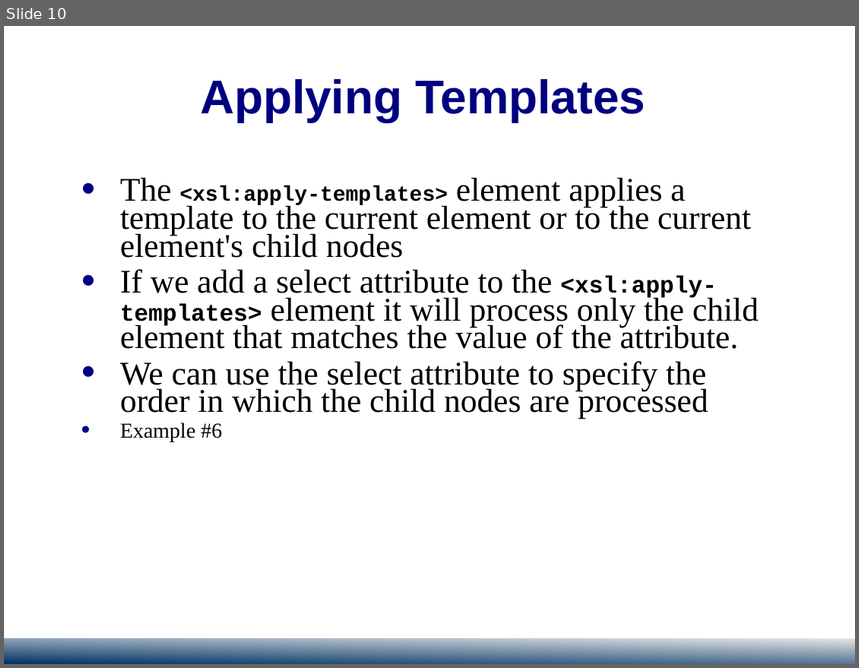
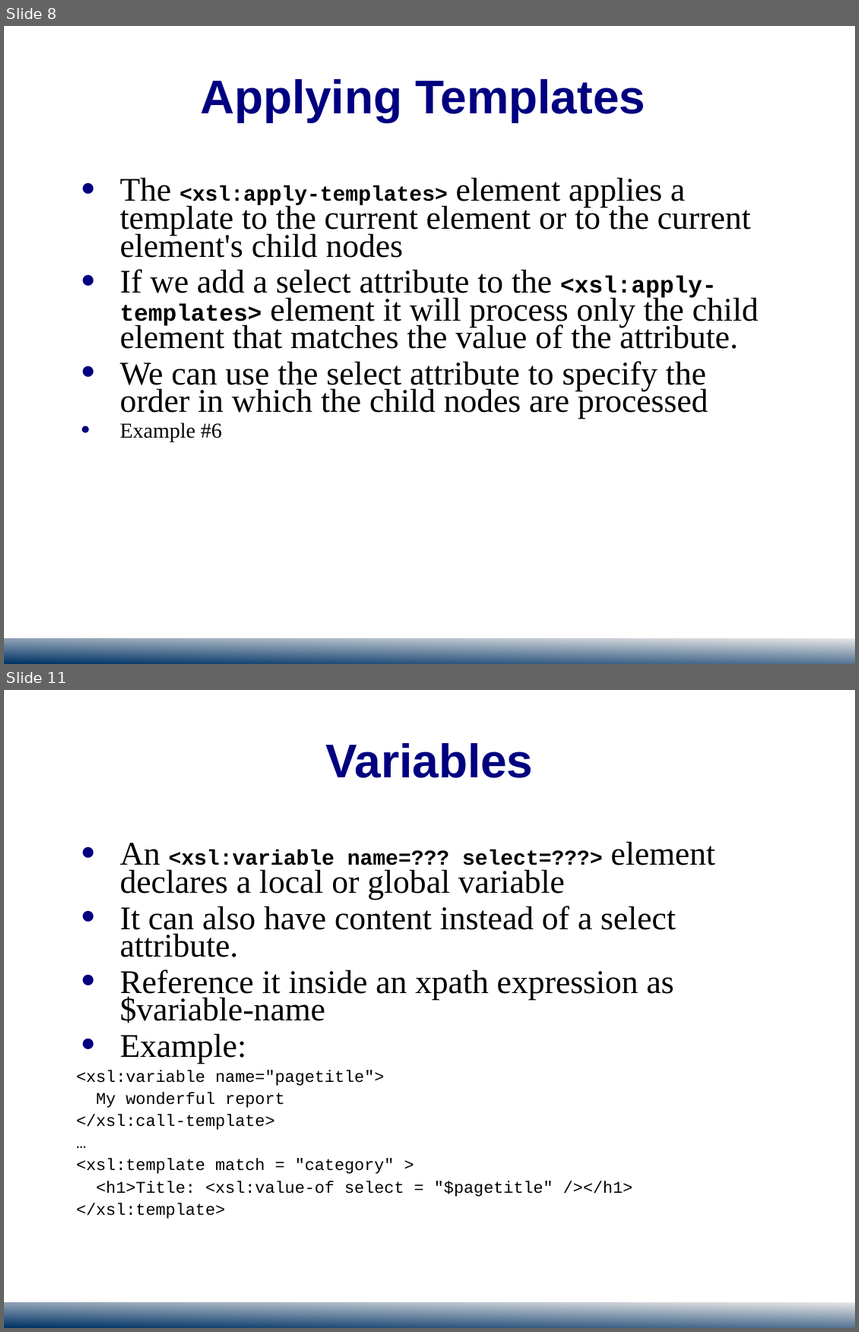
Before and after one commit to jedi-academy/learn-4850, a slide deck: public/download/ACIT4850-XSL-2.ppt. Shown one above the other, each under a label of ours: slide 10 before the commit, slides 8 and 11 after it; the slides between them are not shown. The pictures are 859x668 and 859x1332 pixels, drawn with LibreOffice and Linux fonts; fonts in the diff are those of the drawing; background and template pictures are left out. Boxes give left, top, right and bottom in pixels: in the first picture for what was removed or moved away, otherwise in the second. Text is boxed around its words. In the diff, an @@ line names an element or a change of style, - is before the commit and + after.

```diff
--- a/public/download/ACIT4850-XSL-2.ppt
+++ b/public/download/ACIT4850-XSL-2.ppt
@@ slide 11 added at (4, 690, 855, 1328), background #FFFFFF; not listed: 2 template elements that a slide beside it also shows @@
@@ title added at (325, 743, 533, 778), 40 pt, text #000080, bold @@
+Variables
@@ text added at (76, 841, 716, 1219), 14 pt, text #000000 @@
+● An <xsl:variable name=??? select=???> element declares a local or global variable
+● It can also have content instead of a select attribute.
+● Reference it inside an xpath expression as $variable-name
+● Example:
+<xsl:variable name="pagetitle">
+My wonderful report
+</xsl:call-template>
+…
+<xsl:template match = "category" >
+<h1>Title: <xsl:value-of select = "$pagetitle" /></h1>
+</xsl:template>
@@ what was slide 10 is now slide 8 @@
@@ slide 8 changed as well @@
@@ text "The <xsl:apply-templates> element applies a ..." at (120, 177, 759, 442): indent changed @@
```
Also in this commit, not shown: 6 other slides changed, 4 other slides added, 2 slides removed, 3 other files.
